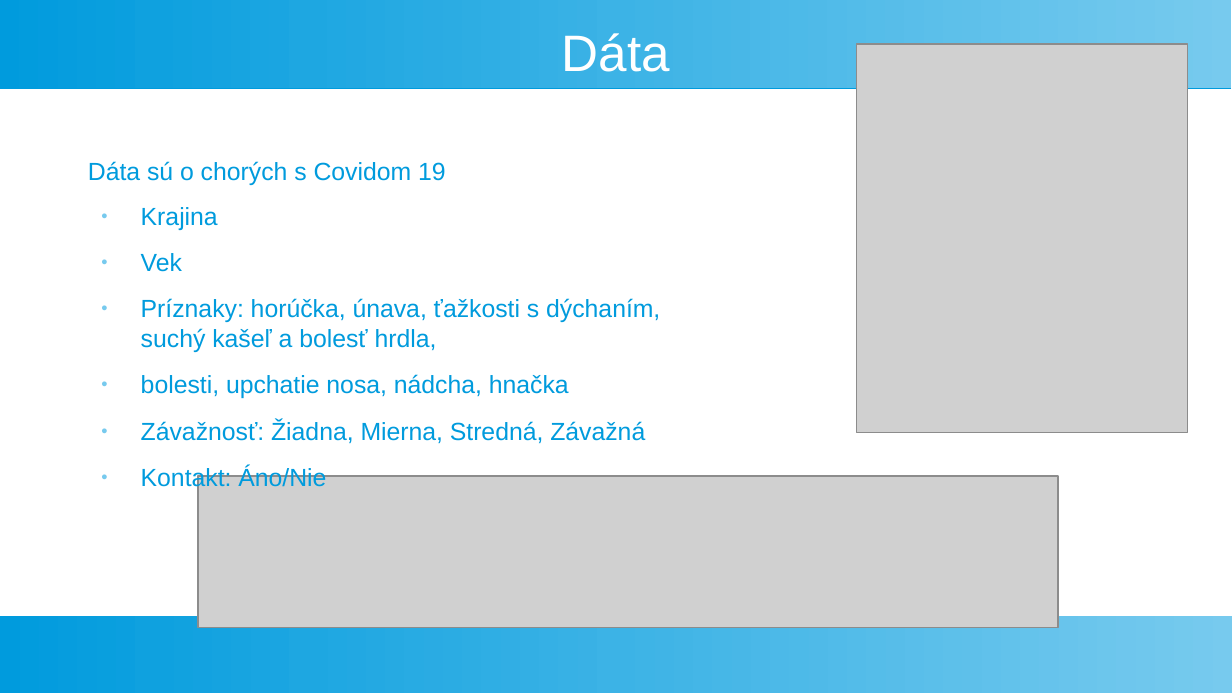
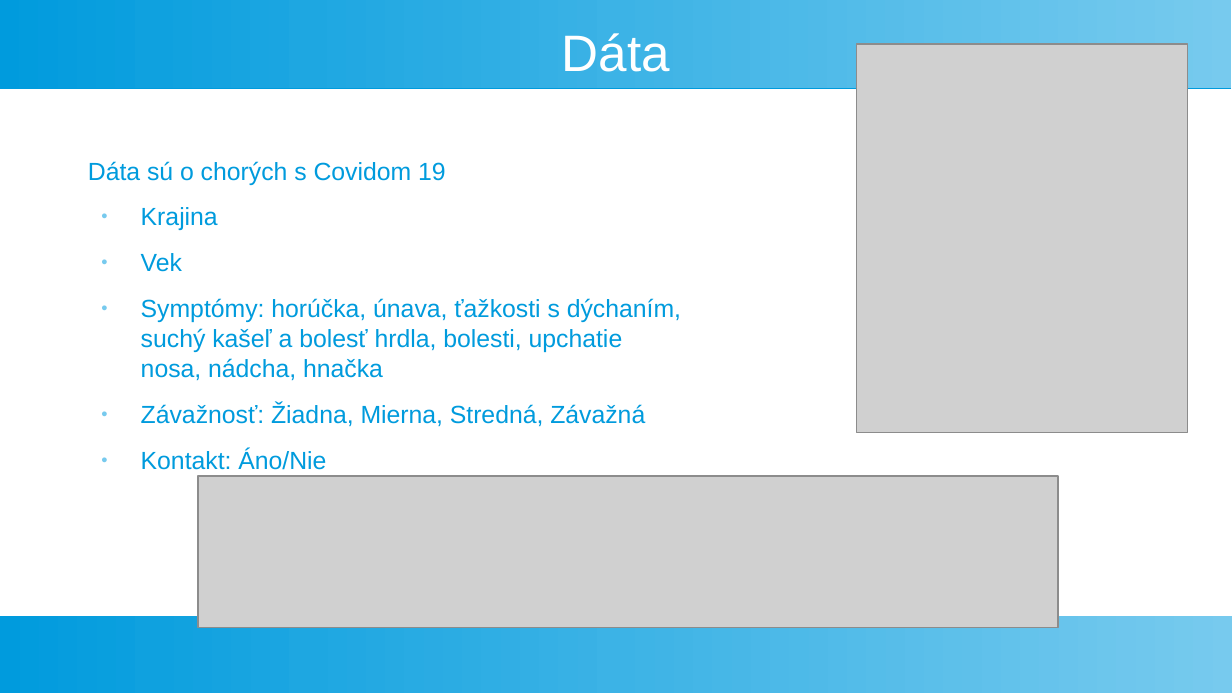
Before and after one commit to georgeob/Vlcak_NS2021, a slide deck: slide 2 of Prezentacia_NS.odp. Drawn at 1232x693 pixels with LibreOffice and Linux fonts; fonts in the diff are those of the drawing; grey boxes stand for pictures. Boxes give left, top, right and bottom in pixels: in the first picture for what was removed or moved away, otherwise in the second. Text is boxed around its words. In the diff, an @@ line names an element or a change of style, - is before the commit and + after.

```diff
--- a/Prezentacia_NS.odp
+++ b/Prezentacia_NS.odp
@@ text at [141,298,681,381]: text changed @@
-● Príznaky: horúčka, únava, ťažkosti s dýchaním, suchý kašeľ a bolesť hrdla,
-● bolesti, upchatie nosa, nádcha, hnačka
+● Symptómy: horúčka, únava, ťažkosti s dýchaním, suchý kašeľ a bolesť hrdla, bolesti, upchatie nosa, nádcha, hnačka
```
Also in this commit, not shown: 3 other slides changed, 2 other files.
